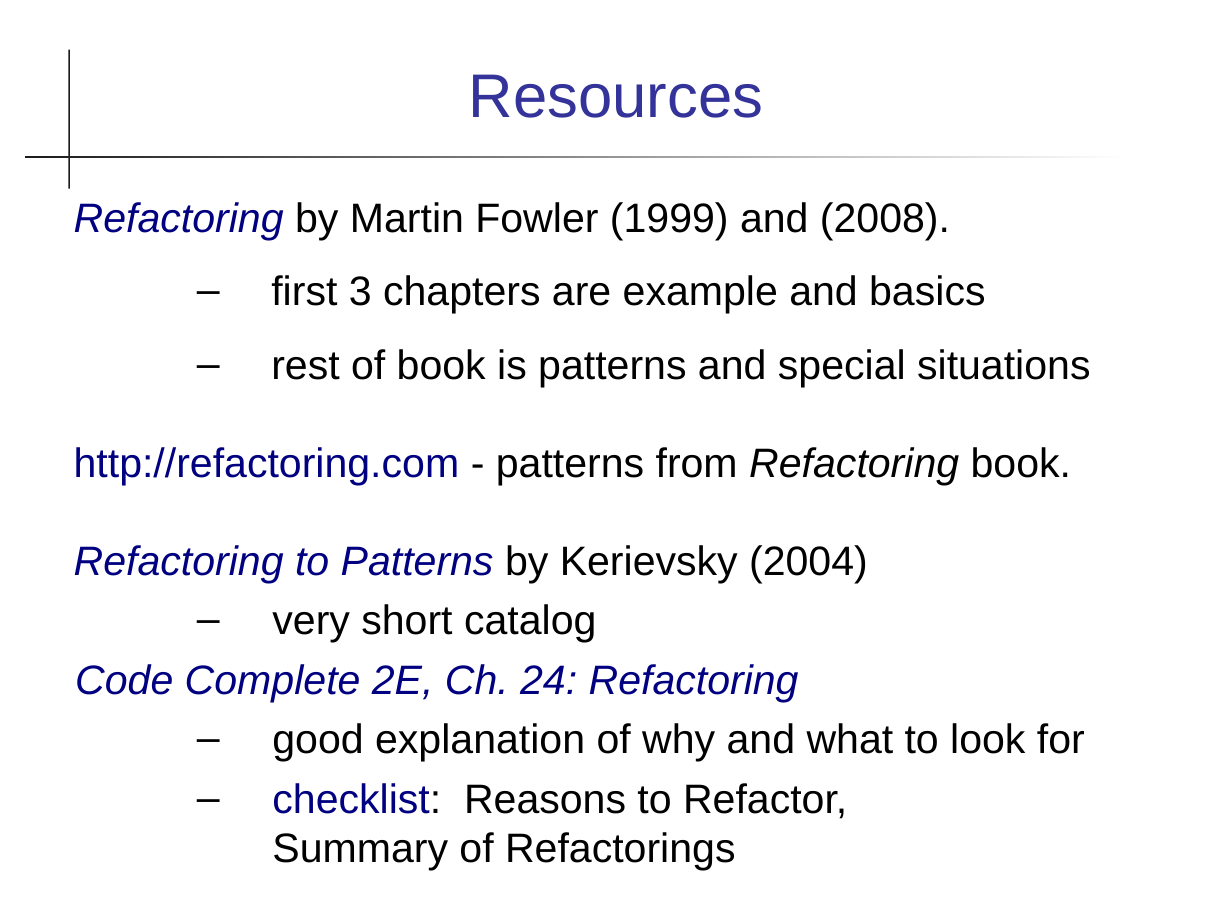
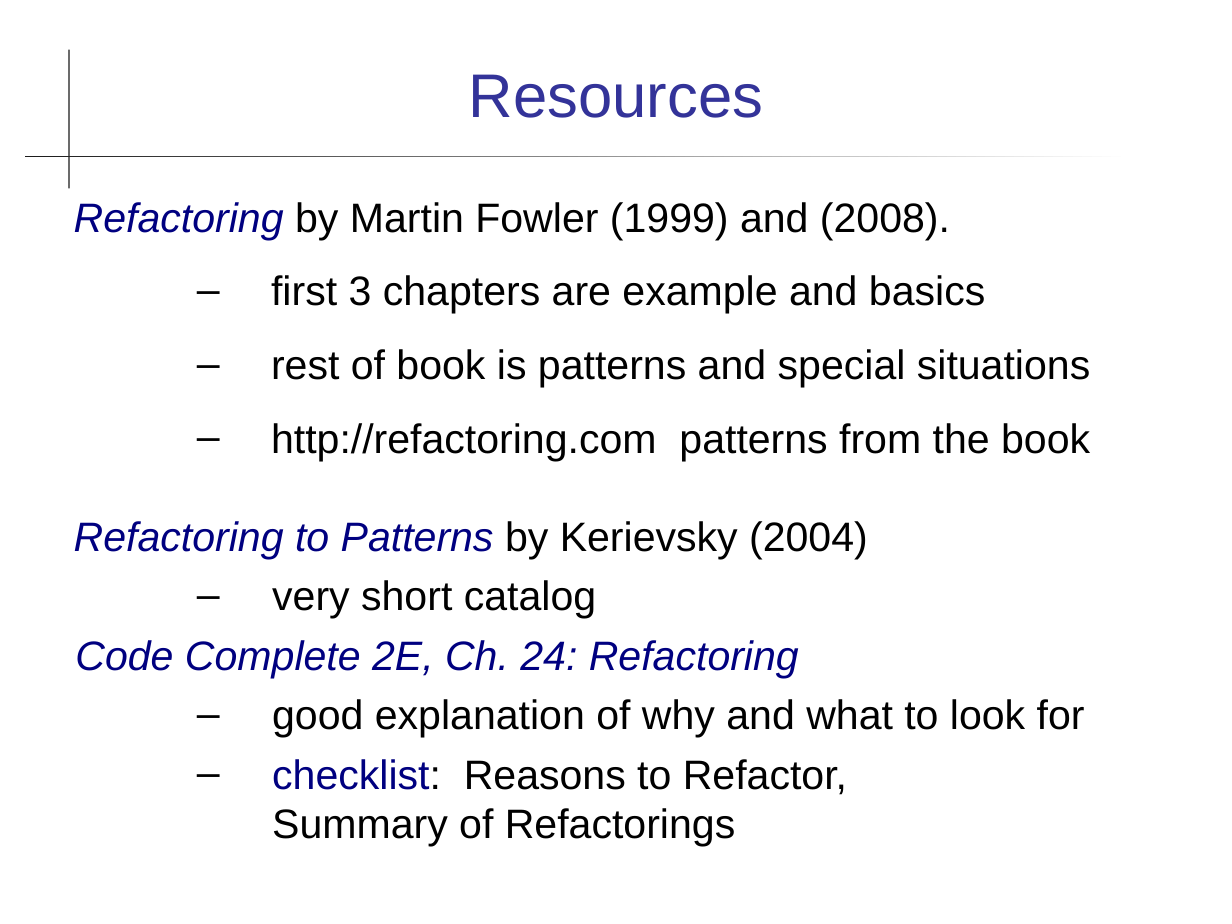
Before and after one commit to cpske/ISP, a slide deck: slide 29 of refactoring/Refactoring.ppt (slide 28 before the commit). Drawn at 1232x924 pixels with LibreOffice and Linux fonts; fonts in the diff are those of the drawing. Boxes give left, top, right and bottom in pixels: in the first picture for what was removed or moved away, otherwise in the second. Text is boxed around its words. In the diff, an @@ line names an element or a change of style, - is before the commit and + after.

```diff
--- a/refactoring/Refactoring.ppt
+++ b/refactoring/Refactoring.ppt
@@ text at <box>271,423,1090,461</box>: text changed @@
-http://refactoring.com - patterns from Refactoring book.
+  – http://refactoring.com patterns from the book
```
Also in this commit, not shown: 14 other slides changed, 2 slides added, 1 slide removed, 2 other files.
